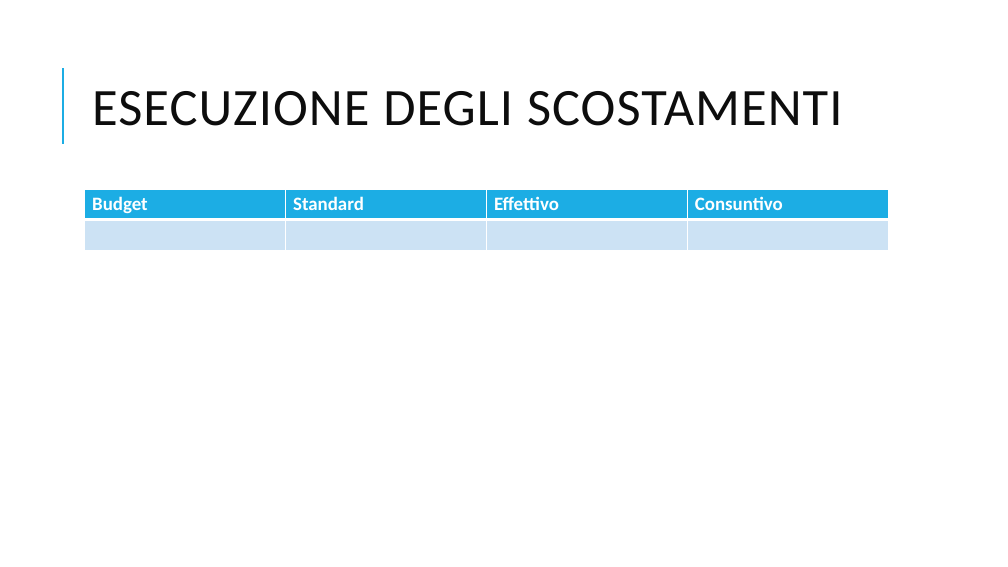
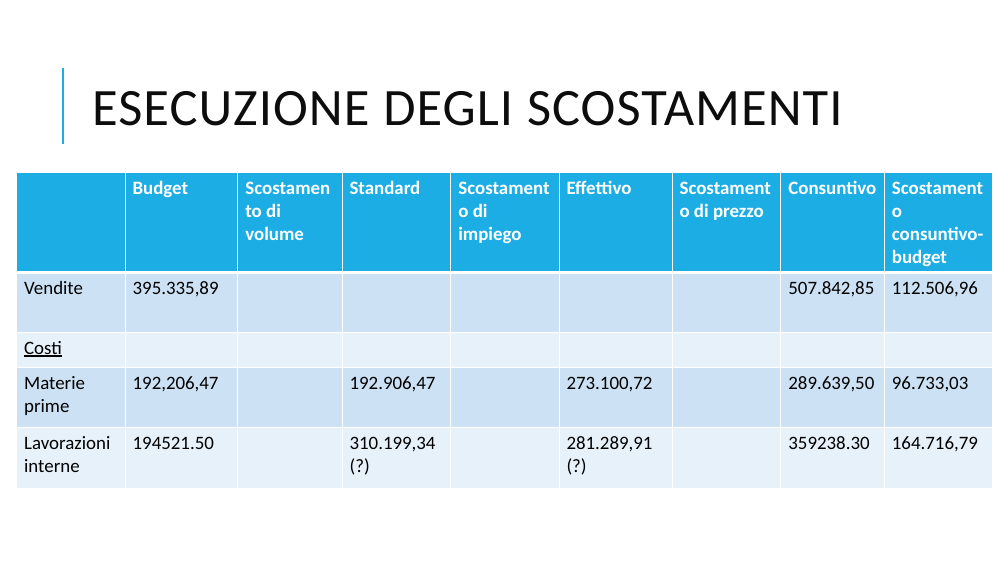
Before and after one commit to VinciGit00/SCGProject, a slide deck: slide 6 of Document/PresentazioneProgetto.pptx. Drawn at 1008x567 pixels with LibreOffice and Linux fonts; fonts in the diff are those of the drawing. Boxes give left, top, right and bottom in pixels: in the first picture for what was removed or moved away, otherwise in the second. Text is boxed around its words. In the diff, an @@ line names an element or a change of style, - is before the commit and + after.

```diff
--- a/Document/PresentazioneProgetto.pptx
+++ b/Document/PresentazioneProgetto.pptx
@@ table at (x1=17, y1=172, x2=993, y2=487) @@
-Budget | Standard | Effettivo | Consuntivo
- |  |  | 
+ | Budget | Scostamento di volume | Standard | Scostamento di impiego | Effettivo | Scostamento di prezzo | Consuntivo | Scostamento consuntivo- budget
+Vendite | 395.335,89 |  |  |  |  |  | 507.842,85 | 112.506,96
+Costi |  |  |  |  |  |  |  | 
+Materie prime | 192,206,47 |  | 192.906,47 |  | 273.100,72 |  | 289.639,50 | 96.733,03
+Lavorazioni interne | 194521.50 |  | 310.199,34 (?) |  | 281.289,91 (?) |  | 359238.30 | 164.716,79
@@ table resized from (x1=85, y1=189, x2=889, y2=250) to (x1=17, y1=172, x2=993, y2=487) @@
```
Also in this commit, not shown: 1 other slide changed, 1 slide removed, 9 other files.
